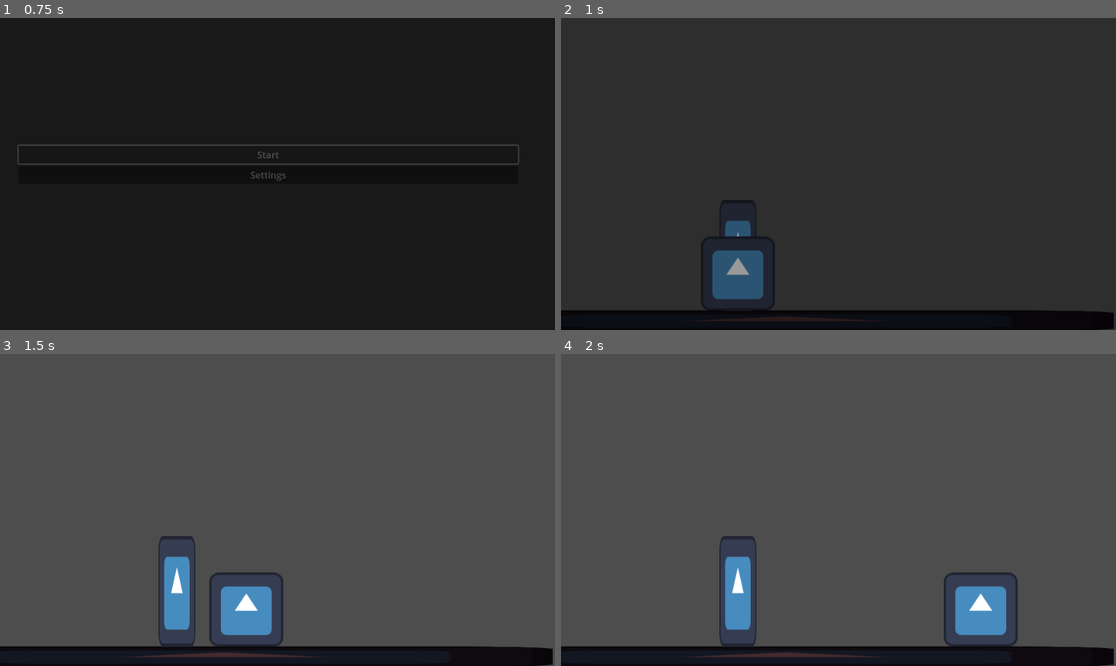
Above: before the commit, frames 1-4 (two rows, left to right).
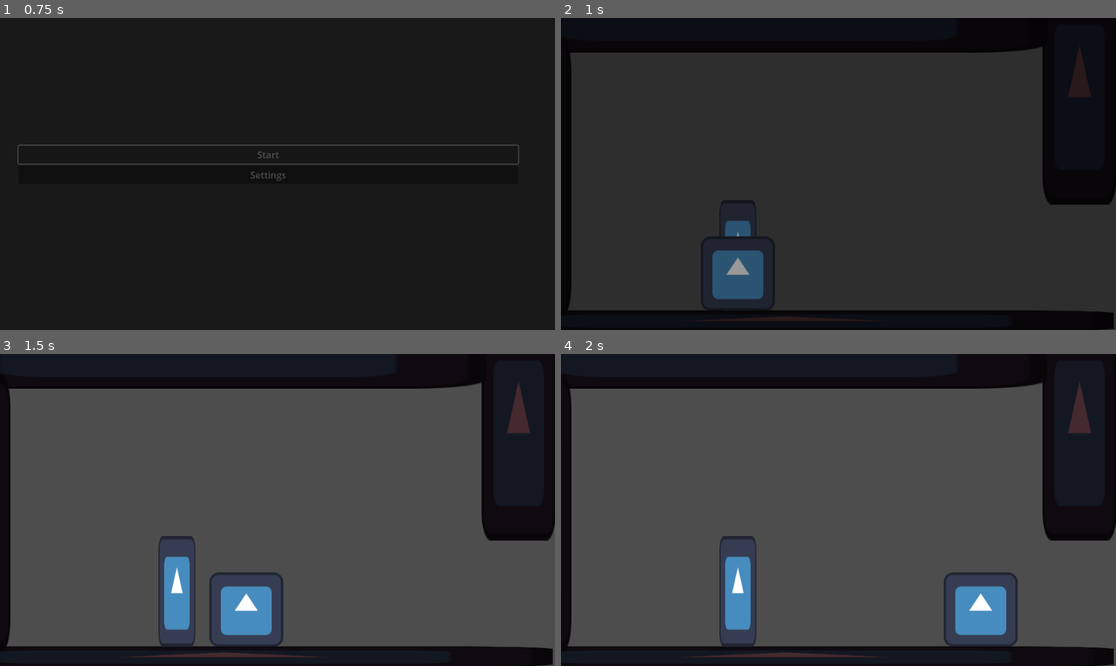
Above: after the commit, the same moments.

Repository: veggie-works/star-gazer
Game: Godot game, scene res://scenes/main.tscn
Two runs of this game, one before a commit and one after it. Both use one fixed random seed, a clock stepped at 60 frames per second and the inputs below. The engine's default icon, where the game draws it, is replaced by a stand-in: a white triangle on a blue panel in a dark square.
Inputs (mouse positions are in pixels of both pictures, inside the frame that each line leads up to):
- Up to frame 1 (0.75 s): click "Start" at 0.5 s
- Up to frame 2 (1 s): no input
- Up to frame 3 (1.5 s): tap Enter at 1.25 s; move the mouse to (399, 494) at 1.27 s; hold Right (move_right) from 1.28 s (still down); click (399, 494) at 1.42 s
- Up to frame 4 (2 s): keep holding Right (move_right); tap Z (jump) at 1.52 s

Frame 1 is identical in both runs. In frame 2, 19% of the frame differs, in the area x 0-100%, y 0-94%; in frame 3, 19%; in frame 4, 19%.

Commit message:
did some changes to platforms
they are nice and more robust for playtesting, i will want rooms with more thna one screen of size, plus the game is a bit too zoomed in ngl

Diff:
--- a/scenes/levels/level_0.tscn
+++ b/scenes/levels/level_0.tscn
@@ -20,3 +20,15 @@
 
 [node name="save_point" parent="." index="2" instance=ExtResource("5_3qii8")]
 position = Vector2(306, 475)
+
+[node name="test_platform2" parent="." index="3" instance=ExtResource("2_0xigl")]
+position = Vector2(897, 131)
+scale = Vector2(1, 3)
+
+[node name="test_platform3" parent="." index="4" instance=ExtResource("2_0xigl")]
+position = Vector2(342, -4)
+scale = Vector2(7.8, 1)
+
+[node name="test_platform4" parent="." index="5" instance=ExtResource("2_0xigl")]
+position = Vector2(-39, 276)
+scale = Vector2(-0.894892, 3.72755)
--- a/scenes/levels/level_1.tscn
+++ b/scenes/levels/level_1.tscn
@@ -8,8 +8,8 @@
 [node name="level1" instance=ExtResource("1_1v3q0")]
 
 [node name="test_platform" parent="." index="0" instance=ExtResource("2_fpf12")]
-position = Vector2(183, 514)
-scale = Vector2(3.04, 0.429688)
+position = Vector2(240, 514)
+scale = Vector2(4.04, 0.429688)
 
 [node name="test_platform2" parent="." index="1" instance=ExtResource("2_fpf12")]
 position = Vector2(689, 382)
@@ -24,3 +24,15 @@
 target_scene = "res://scenes/levels/level_0.tscn"
 target_name = "door_right"
 enter_direction = "right"
+
+[node name="test_platform3" parent="." index="4" instance=ExtResource("2_fpf12")]
+position = Vector2(521, 485)
+scale = Vector2(0.417754, 1.50356)
+
+[node name="test_platform4" parent="." index="5" instance=ExtResource("2_fpf12")]
+position = Vector2(25, 154)
+scale = Vector2(0.659609, 3.04646)
+
+[node name="test_platform5" parent="." index="6" instance=ExtResource("2_fpf12")]
+position = Vector2(909, 158)
+scale = Vector2(-0.498646, 3.96361)
